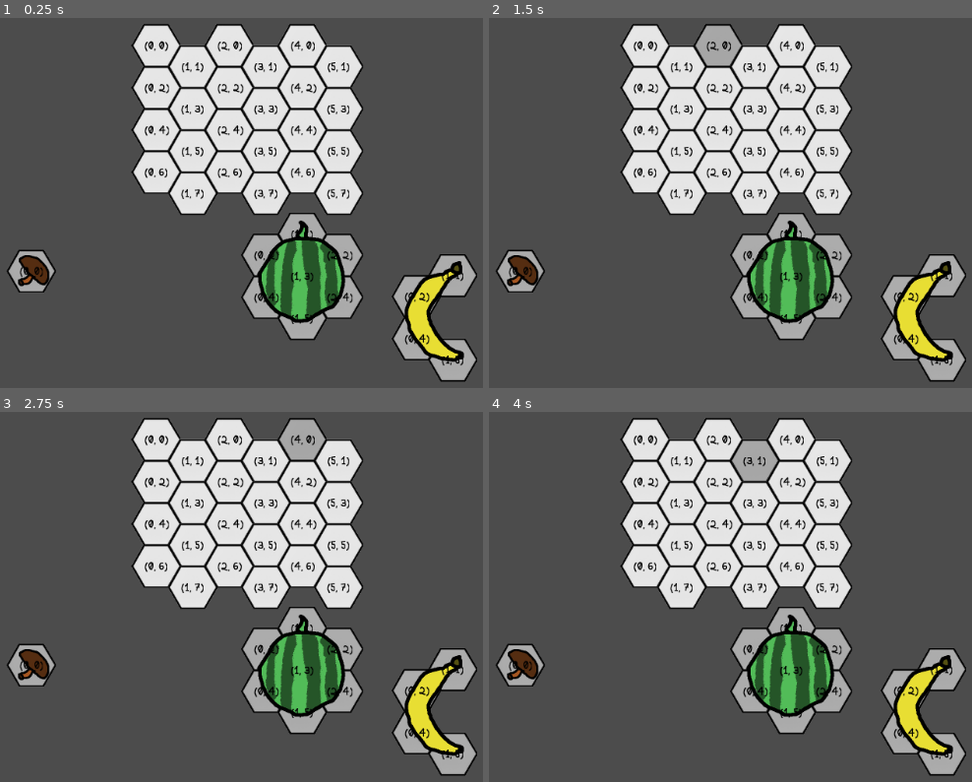
Above: before the commit, frames 1-4 (two rows, left to right).
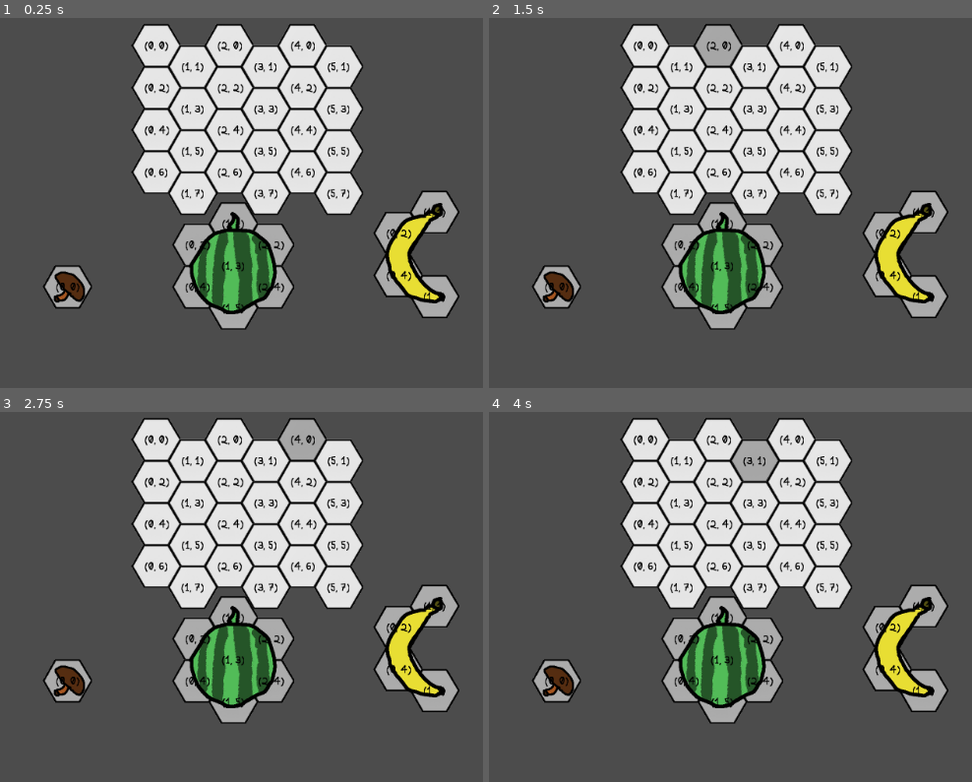
Above: after the commit, the same moments.

Repository: zhimingc/cook-bag
Game: Godot game, scene res://Main/Sandbox.tscn
Two runs of this game, one before a commit and one after it. Both use one fixed random seed, a clock stepped at 60 frames per second and the inputs below.
Inputs (mouse positions are in pixels of both pictures, inside the frame that each line leads up to):
- Up to frame 1 (0.25 s): no input
- Up to frame 2 (1.5 s): tap Enter at 0.5 s; move the mouse to (643, 43) at 0.52 s; click (643, 43) at 0.6 s; tap Space at 1.25 s; move the mouse to (716, 43) at 1.27 s; click (716, 43) at 1.35 s
- Up to frame 3 (2.75 s): tap Enter at 2 s; move the mouse to (304, 437) at 2.02 s; click (304, 437) at 2.1 s
- Up to frame 4 (4 s): tap Space at 2.75 s; move the mouse to (682, 460) at 2.77 s; click (682, 460) at 2.85 s; tap Enter at 3.5 s; move the mouse to (754, 460) at 3.52 s; click (754, 460) at 3.6 s

The runs differ from the first frame. In frame 1, 18% of the frame differs, in the area x 1-99%, y 46-99%; in frame 2, 18%; in frame 3, 18%; in frame 4, 18%.

Commit message:
Added validity checks for storing items in bag

Diff:
--- a/HexGridManager/HexGridManager.gd
+++ b/HexGridManager/HexGridManager.gd
@@ -12,6 +12,7 @@
 var grid_doubled : Utils.HexGrid_Doubled
 var hovered_hex = []
 var itemover_hex = []
+var valid_hover_drop = false
 
 func grid():
 	return grid_doubled
@@ -38,7 +39,11 @@
 func _process(delta):
 	if hovered_hex.size() > 0:
 		if ItemMan.just_released:
-			ItemMan.get_last_held().snap_position(hovered_hex[0].global_position)
+			if valid_hover_drop:
+				ItemMan.get_last_held().snap_position(hovered_hex[0].global_position)
+				item_hover_stored()
+			else:
+				ItemMan.get_last_held().return_to_last_position()
 
 func get_hovered_hex():
 	if hovered_hex.size() > 0:
@@ -50,7 +55,7 @@
 	hovered_hex.append(hex)
 	hex.set_interact_state(HexCell.INTERACT_STATE.hover)
 	if ItemMan.is_currently_holding():
-		check_valid_item_drop()
+		valid_hover_drop = check_valid_item_drop()
 
 func on_mouse_exit(hex):
 	hovered_hex.erase(hex)
@@ -63,20 +68,17 @@
 	var cur_hex = get_hovered_hex()
 	var item = ItemMan.get_held_item() as Item
 	var item_selected_hex = item.get_selected_hex()
-	if cur_hex == null or item_selected_hex == null:
+	var hexes_under_item = get_hexes_under_item()
+	if hexes_under_item.size() <= 0:
 		return false
 	# iterate for all cells in item
-	for cell in item.shape.gridObjs:
-		# travel from original inventory cell based on the current cell's coords
-		var next_coords = cur_hex.coordinates + (cell.coordinates - item_selected_hex.coordinates)
-		# check if in range
-		if next_coords.x < 0 or next_coords.x >= grid().grid_array.dims[0] or next_coords.y < 0 or next_coords.y >= grid().grid_array.dims[1]:
+	for hex in hexes_under_item:
+		if hex != null and hex.cell_state == HexCell.CELL_STATE.empty:
+			hex.set_interact_state(HexCell.INTERACT_STATE.select)
+			itemover_hex.append(hex)
+		else:
 			valid_drop = false
-		# check if cell is free
-		var next_hex = grid().get_hex(next_coords.x, next_coords.y)
-		if next_hex != null and next_hex.cell_state == HexCell.CELL_STATE.empty:
-			next_hex.set_interact_state(HexCell.INTERACT_STATE.select)
-			itemover_hex.append(next_hex)
+			break
 
 	if valid_drop == false:
 		for itemover in itemover_hex:
@@ -84,6 +86,39 @@
 
 	return valid_drop
 
+func get_hexes_under_item():
+	var hexes_under_item = []
+	var cur_hex = get_hovered_hex()
+	var item = ItemMan.get_held_item() as Item
+	var item_selected_hex = item.get_selected_hex()
+	if cur_hex == null or item_selected_hex == null:
+		return []
+	# iterate for all cells in item
+	for cell in item.shape.gridObjs:
+		# travel from original inventory cell based on the current cell's coords
+		var next_coords = cur_hex.coordinates + (cell.coordinates - item_selected_hex.coordinates)
+		# check if in range
+		if next_coords.x < 0 or next_coords.x >= grid().grid_array.dims[0] or next_coords.y < 0 or next_coords.y >= grid().grid_array.dims[1]:
+			return []
+		hexes_under_item.append(grid().get_hex(next_coords.x, next_coords.y))
+
+	return hexes_under_item
+
+func item_hover_stored():
+	for itemover in itemover_hex:
+		itemover.set_cell_state(HexCell.CELL_STATE.occupied)
+	itemover_hex = []
+	ItemMan.get_last_held().stored = true
+
+func item_removed_from_bag():
+	var hexes_under_item = get_hexes_under_item()
+	if hexes_under_item.size() <= 0:
+		return false
+	# iterate for all cells in item
+	for hex in hexes_under_item:
+		hex.set_cell_state(HexCell.CELL_STATE.empty)
+		hex.set_interact_state(HexCell.INTERACT_STATE.idle)
+
 func item_hover_exit():
 	for item in itemover_hex:
 		item.set_interact_state(HexCell.INTERACT_STATE.idle)
--- a/Item/Banana/Banana.tscn
+++ b/Item/Banana/Banana.tscn
@@ -8,7 +8,7 @@
 
 [node name="Sprite" type="Sprite" parent="."]
 self_modulate = Color( 0.956863, 0.917647, 0.211765, 1 )
-position = Vector2( 22.5, 76 )
+position = Vector2( -2.5, 0 )
 scale = Vector2( 0.5, 0.5 )
 z_index = 1
 texture = ExtResource( 1 )
--- a/Item/Item.gd
+++ b/Item/Item.gd
@@ -6,7 +6,7 @@
 	idle,
 	hover,
 	drag,
-	snap
+	stored
 }
 
 var hexgrid
@@ -16,6 +16,8 @@
 var mouse_offset
 var snap_offset
 var selected_hex = []
+var last_position = Vector2()
+var stored = false
 
 # Called when the node enters the scene tree for the first time.
 func _ready():
@@ -30,22 +32,31 @@
 			if Input.is_action_just_pressed("lmb") and ItemMan.is_currently_holding() == false:
 				set_state(INTERACT_STATE.drag)
 				ItemMan.set_held_item(self)
+				if stored:
+					hexgrid.item_removed_from_bag()
+					stored = false
 			pass
 		INTERACT_STATE.drag:
 			position = get_global_mouse_position() + mouse_offset
 			pass
 
 func set_state(new_state):
+	# exit state
+	# match state:
+
 	state = new_state
+
+	# enter state
 	match state:
 		INTERACT_STATE.idle:
 			if selected_hex.size() > 0:
 				set_state(INTERACT_STATE.hover)
 		INTERACT_STATE.drag:
 			mouse_offset = position - get_global_mouse_position()
+			last_position = position
 
 func gen_grid():
-	shape.draw_grid(self, Vector2(0,0))
+	shape.draw_grid(self, null)
 	for obj in shape.gridObjs:
 		obj.connect("mouse_entered_hex", self, "mouse_enter")
 		obj.connect("mouse_exit_hex", self, "mouse_exit")
@@ -72,3 +83,6 @@
 func snap_position(snap_pos):
 	set_state(INTERACT_STATE.idle)
 	position = position + (snap_pos - selected_hex[0].global_position)
+
+func return_to_last_position():
+	position = last_position
--- a/Item/Mushroom/Mushroom.tscn
+++ b/Item/Mushroom/Mushroom.tscn
@@ -4,11 +4,11 @@
 [ext_resource path="res://Item/Mushroom/mushroom.png" type="Texture" id=2]
 
 [node name="Mushroom" type="Node2D"]
-position = Vector2( -305, 76 )
 script = ExtResource( 1 )
 
 [node name="Sprite" type="Sprite" parent="."]
 self_modulate = Color( 0.843137, 0.443137, 0.168627, 1 )
+position = Vector2( -12.5, -12.5 )
 scale = Vector2( 0.5, 0.5 )
 z_index = 1
 texture = ExtResource( 2 )
--- a/Item/Watermelon/Watermelon.tscn
+++ b/Item/Watermelon/Watermelon.tscn
@@ -8,7 +8,7 @@
 
 [node name="Sprite" type="Sprite" parent="."]
 self_modulate = Color( 0.423529, 0.960784, 0.45098, 1 )
-position = Vector2( 45, 80 )
+position = Vector2( 10, 0 )
 scale = Vector2( 0.5, 0.5 )
 z_index = 1
 texture = ExtResource( 2 )
--- a/Main/Sandbox.tscn
+++ b/Main/Sandbox.tscn
@@ -23,5 +23,7 @@
 position = Vector2( 196, 54 )
 
 [node name="Mushroom" parent="." instance=ExtResource( 5 )]
+position = Vector2( -246, 110 )
 
 [node name="Watermelon" parent="." instance=ExtResource( 4 )]
+position = Vector2( -54, 69 )
--- a/Utils/Utils.gd
+++ b/Utils/Utils.gd
@@ -54,6 +54,9 @@
 		var grid_obj = preload("res://HexGridManager/HexCell.tscn")
 		var final_scale = grid_pixel * grid_scale
 		var quart_y_step = final_scale.y / 4
+		if origin == null:
+			origin = Vector2(-grid_array.dims[0], -grid_array.dims[1]) * final_scale / 4.0
+
 		for y in grid_array.dims[1]:
 			for x in grid_array.dims[0]:
 				if (y + x) % 2 != 0:
